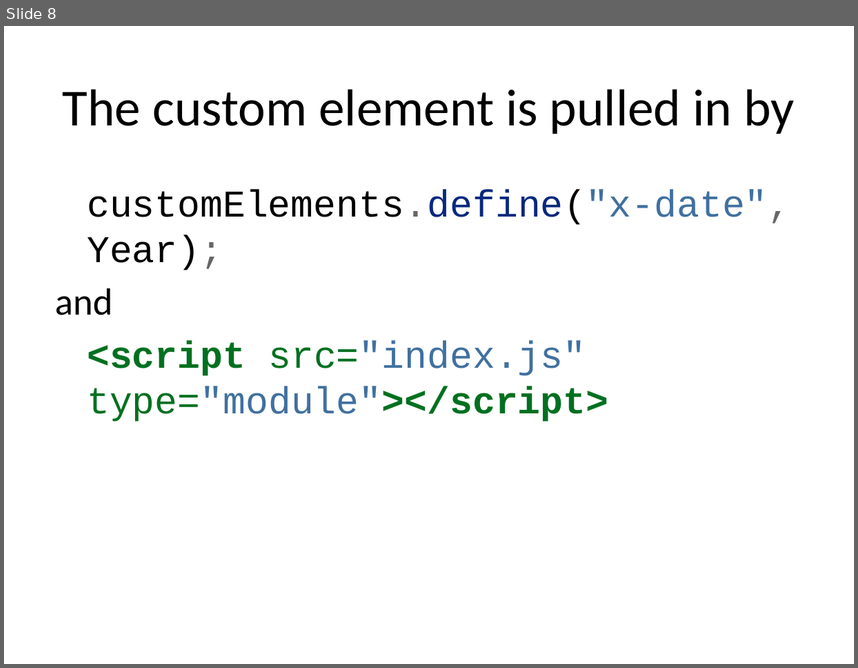
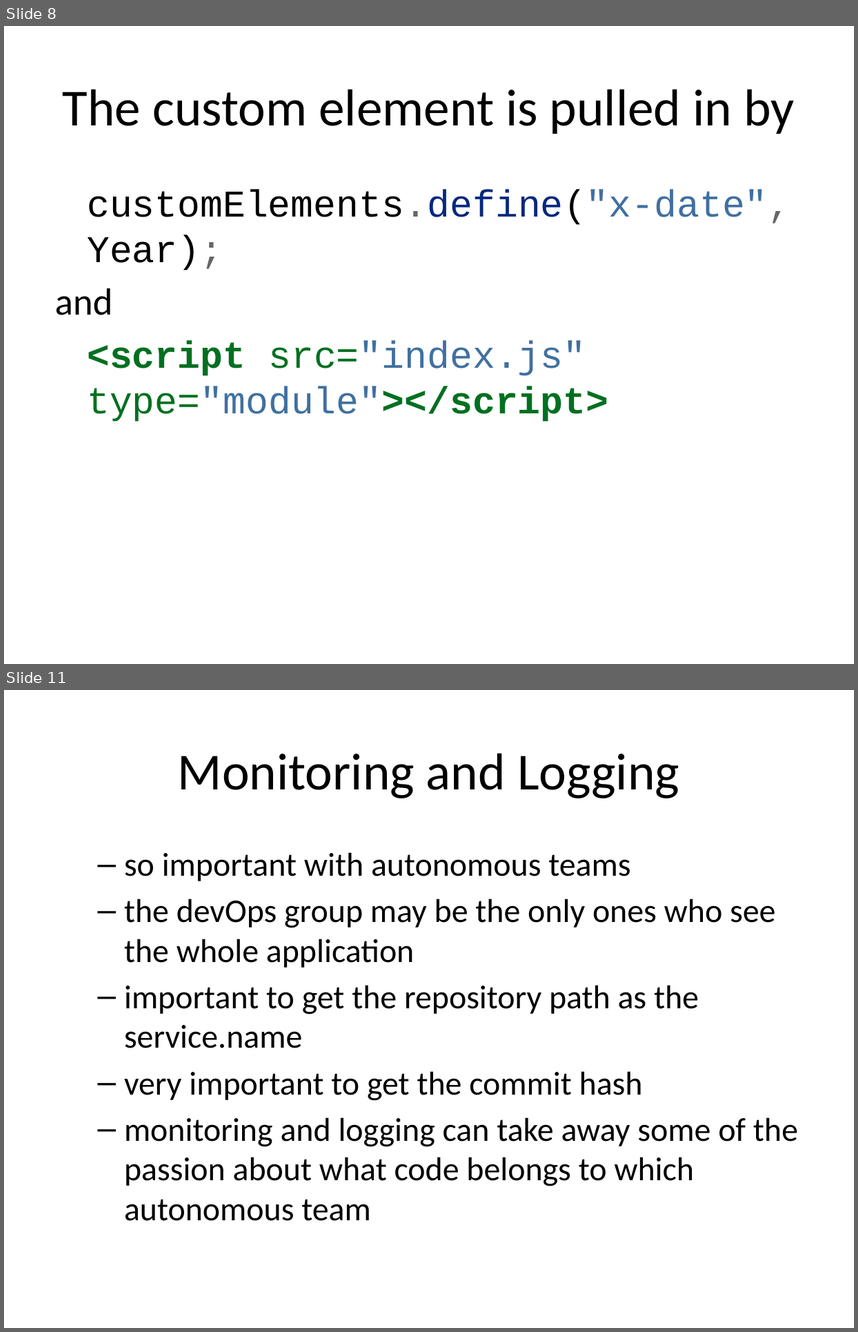
Before and after one commit to rhildred/INFO8985, a slide deck: microfrontend_instrumenting/slides.pptx. Shown one above the other, each under a label of ours: slide 8 before the commit, slides 8 and 11 after it; the slides between them are not shown. The pictures are 858x668 and 858x1332 pixels, drawn with LibreOffice and Linux fonts; fonts in the diff are those of the drawing. Boxes give left, top, right and bottom in pixels: in the first picture for what was removed or moved away, otherwise in the second. Text is boxed around its words. In the diff, an @@ line names an element or a change of style, - is before the commit and + after.

```diff
--- a/microfrontend_instrumenting/slides.pptx
+++ b/microfrontend_instrumenting/slides.pptx
@@ slide 11 added at (4,690,854,1328), background #FFFFFF @@
@@ title added at (178,753,680,798), 44 pt, text #000000 @@
+Monitoring and Logging
@@ text added at (124,852,798,1221), 28 pt, text #000000 @@
+  – so important with autonomous teams
+  – the devOps group may be the only ones who see the whole application
+  – important to get the repository path as the service.name
+  – very important to get the commit hash
+  – monitoring and logging can take away some of the passion about what code belongs to which autonomous team
```
Also in this commit, not shown: 5 other slides added, 11 other files.
